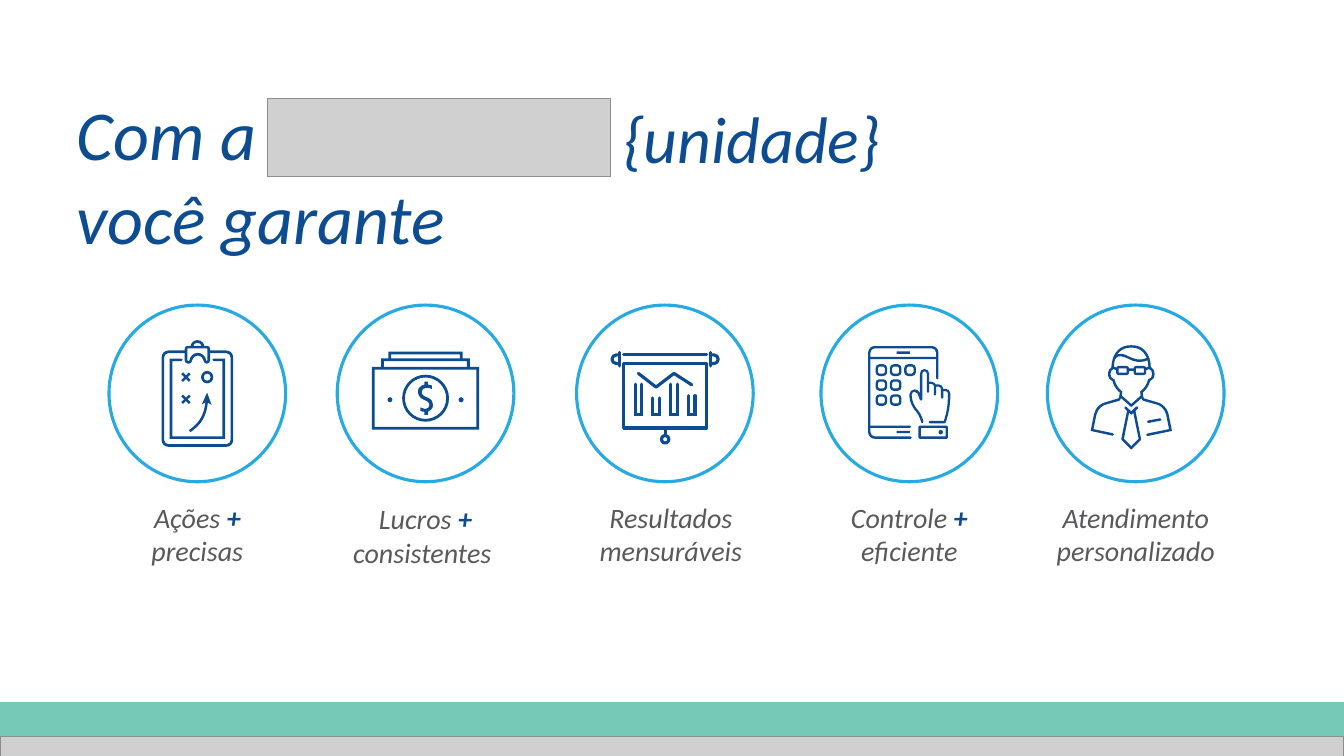
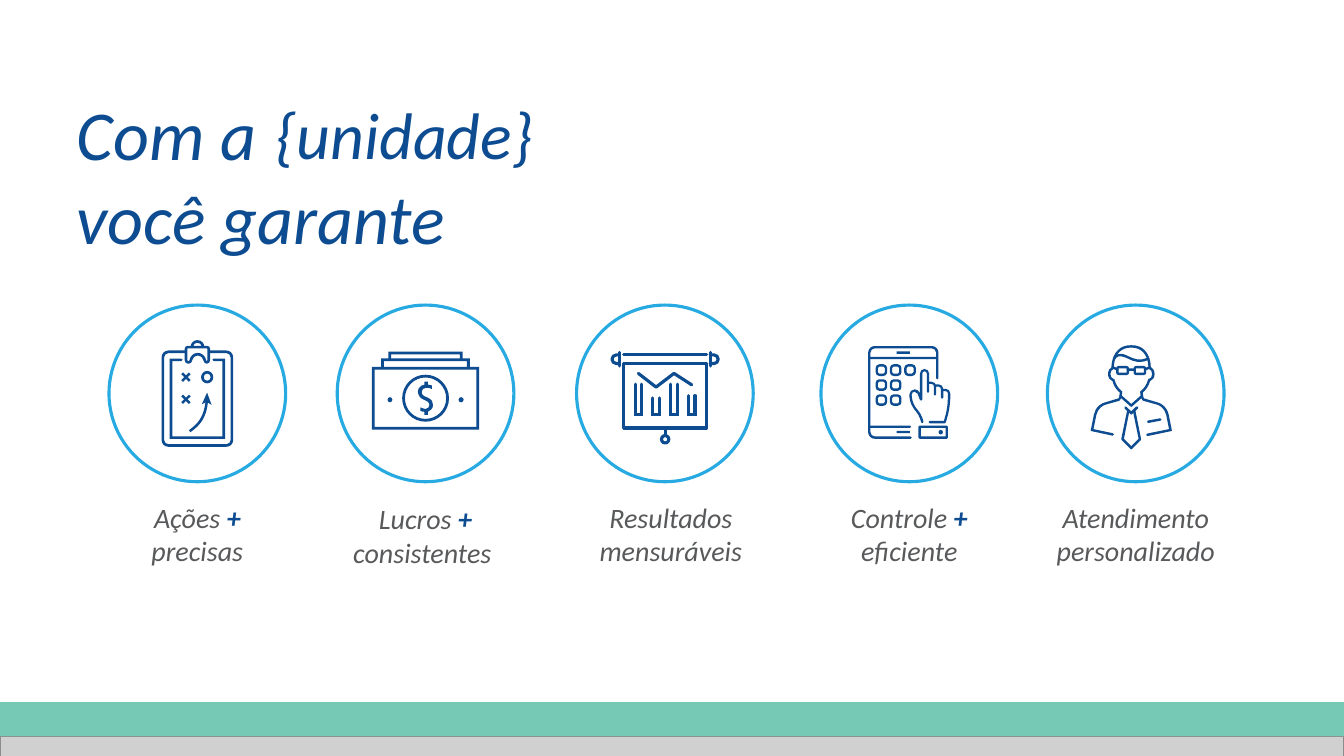
Before and after one commit to criacaontw/Templates-PPT, a slide deck: slide 13 of Apresentacao_Institucional_Base_d.pptx. Drawn at 1344x756 pixels with LibreOffice and Linux fonts; fonts in the diff are those of the drawing; grey boxes stand for pictures; background and template pictures are left out. Boxes give left, top, right and bottom in pixels: in the first picture for what was removed or moved away, otherwise in the second. Text is boxed around its words. In the diff, an @@ line names an element or a change of style, - is before the commit and + after.

```diff
--- a/Apresentacao_Institucional_Base_d.pptx
+++ b/Apresentacao_Institucional_Base_d.pptx
@@ text "{unidade}" moved from (x1=623, y1=115, x2=880, y2=172) to (x1=276, y1=111, x2=533, y2=168) @@
@@ picture removed at (x1=267, y1=99, x2=611, y2=176) @@
```
Also in this commit, not shown: 2 other slides changed.
